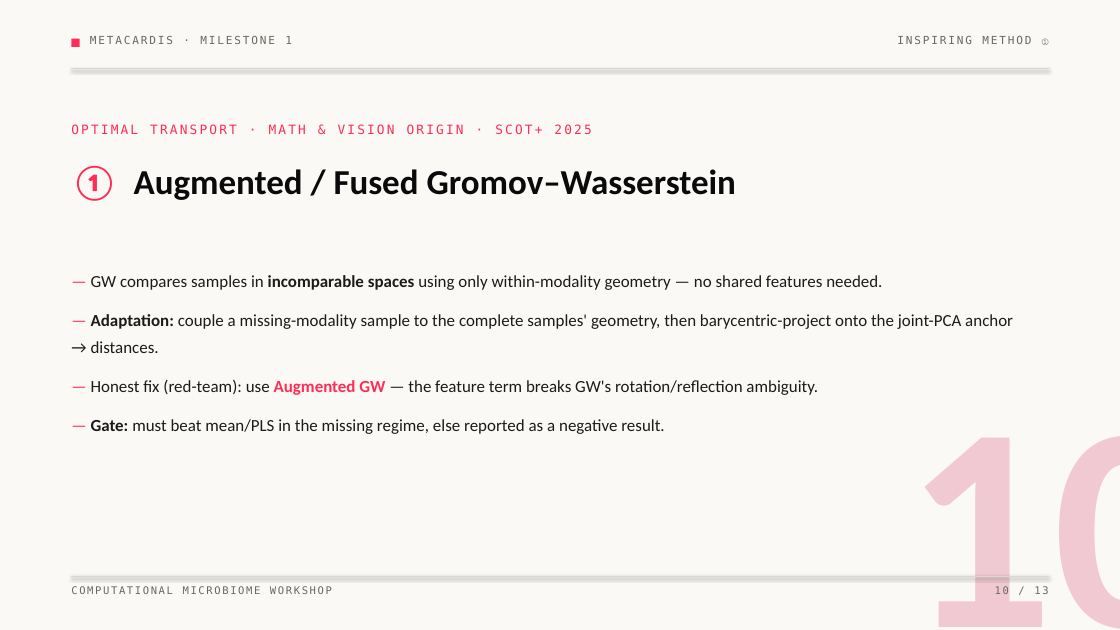
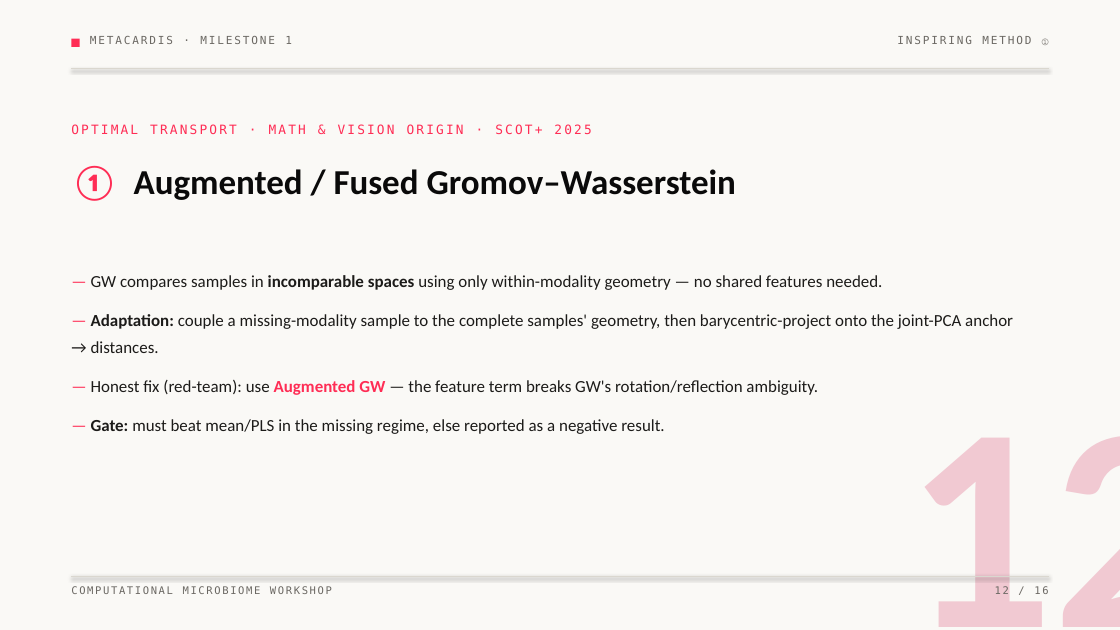
Before and after one commit to avivnoah/Uni-Bio-Microbiome-Project, a slide deck: slide 12 of deliverables/milestone1.pptx (slide 10 before the commit). Drawn at 1120x630 pixels with LibreOffice and Linux fonts; fonts in the diff are those of the drawing. Boxes give left, top, right and bottom in pixels: in the first picture for what was removed or moved away, otherwise in the second. Text is boxed around its words. In the diff, an @@ line names an element or a change of style, - is before the commit and + after.

```diff
--- a/deliverables/milestone1.pptx
+++ b/deliverables/milestone1.pptx
@@ text at (906, 437, 1120, 627): text changed @@
-10
+12
@@ text at (995, 586, 1048, 594): text changed @@
-10 / 13
+12 / 16
```
Also in this commit, not shown: 6 other slides changed, 9 slides added, 6 slides removed, 46 other files.
